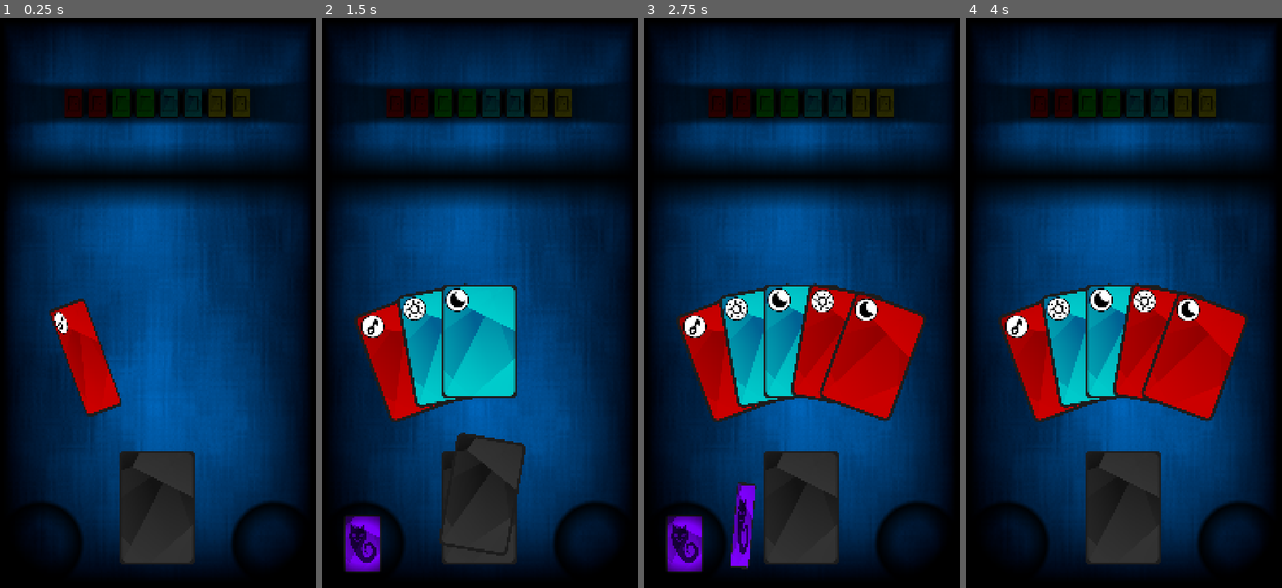
Above: before the commit, frames 1-4 (left to right).
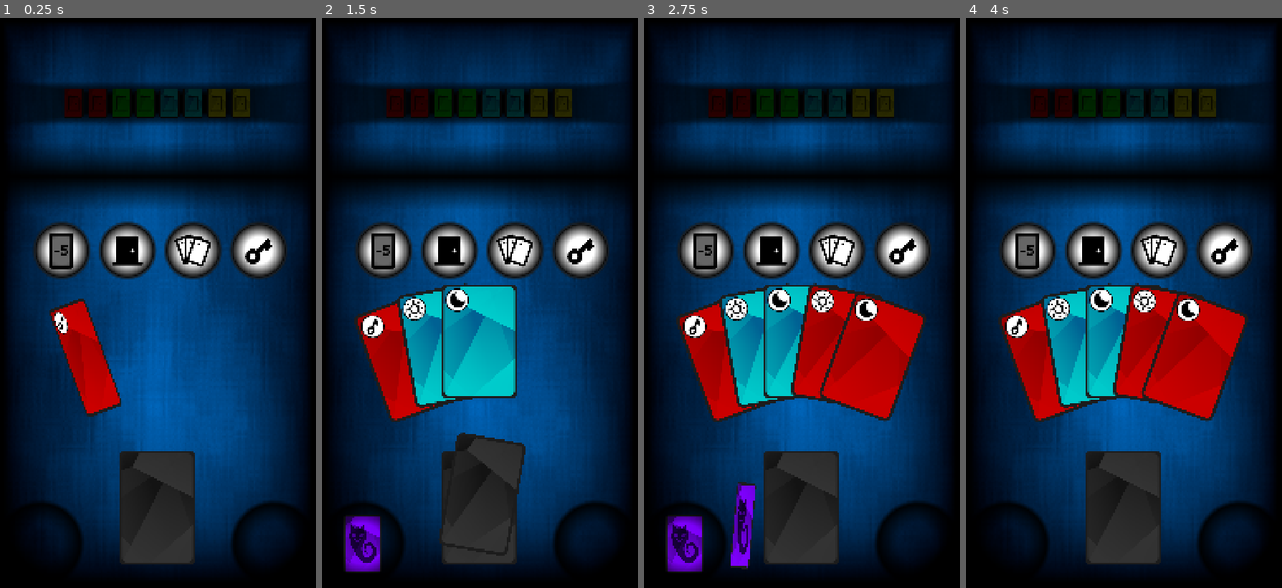
Above: after the commit, the same moments.

Repository: marcopar/Onirica
Game: Godot game, scene res://scenes/main/main.tscn
Same seed, same stepped clock (60 frames per second), same inputs: the game is played once before the commit and once after it.
Inputs (mouse positions are in pixels of both pictures, inside the frame that each line leads up to):
- Up to frame 1 (0.25 s): no input
- Up to frame 2 (1.5 s): drag from (480, 508) to (480, 177) at 0.52 s; drag from (363, 542) to (480, 508) at 1.27 s
- Up to frame 3 (2.75 s): move the mouse to (729, 360) at 2.02 s; click (729, 360) at 2.17 s
- Up to frame 4 (4 s): drag from (1063, 525) to (1240, 542) at 2.77 s; drag from (1133, 496) to (1007, 542) at 3.52 s

The runs differ from the first frame. In frame 1, 5.8% of the frame differs, in the area x 10-91%, y 35-46%; in frame 2, 5.8%; in frame 3, 5.8%; in frame 4, 5.8%.

Commit message:
Nightmare button selected logic

Diff:
--- a/project/scenes/main/main.tscn
+++ b/project/scenes/main/main.tscn
@@ -62,7 +62,6 @@
 position = Vector2(540, 1330)
 
 [node name="NightmarePanel" parent="." instance=ExtResource("8_7jqxr")]
-visible = false
 z_index = 199
 position = Vector2(220, 788)
 
--- a/project/scenes/nightmare_panel/nightmare_button.gd
+++ b/project/scenes/nightmare_panel/nightmare_button.gd
@@ -1,8 +1,19 @@
 extends Node2D
 
 @onready var icon: Sprite2D = $Icon
+@onready var background: Sprite2D = $Background
 
 @export var texture: Texture2D
+
+var selected: bool = false:
+	get:
+		return selected
+	set(value):
+		selected = value
+		if selected:
+			background.self_modulate = Color(1,1,0)
+		else:
+			background.self_modulate = Color(1,1,1)
 
 # Called when the node enters the scene tree for the first time.
 func _ready() -> void:
@@ -12,3 +23,12 @@
 # Called every frame. 'delta' is the elapsed time since the previous frame.
 func _process(delta: float) -> void:
 	pass
+
+
+func _on_input_event(viewport: Node, event: InputEvent, shape_idx: int) -> void:
+	if event is InputEventScreenTouch:
+		if event.pressed:
+			if selected:
+				selected = false
+			else:
+				selected = true
--- a/project/scenes/nightmare_panel/nightmare_button.tscn
+++ b/project/scenes/nightmare_panel/nightmare_button.tscn
@@ -1,30 +1,20 @@
-[gd_scene load_steps=11 format=3 uid="uid://cnvk7ds1on5x1"]
+[gd_scene load_steps=9 format=3 uid="uid://cnvk7ds1on5x1"]
 
 [ext_resource type="Script" uid="uid://cv7ctqkb2bl5v" path="res://scenes/nightmare_panel/nightmare_button.gd" id="1_mtt20"]
 [ext_resource type="Texture2D" uid="uid://c38rjp8p3aj6j" path="res://assets/sprites/icons/nightmare_discard_5.png" id="2_6mgsc"]
 [ext_resource type="Gradient" uid="uid://bku5rcu7ieurn" path="res://scenes/limbo_discart_gradient.tres" id="3_exv8q"]
 
-[sub_resource type="Gradient" id="Gradient_o0p53"]
-colors = PackedColorArray(1, 1, 1, 1, 0, 0, 0, 1)
-
-[sub_resource type="GradientTexture2D" id="GradientTexture2D_kvp5s"]
-gradient = SubResource("Gradient_o0p53")
-fill = 1
-fill_from = Vector2(0.5, 0.5)
-fill_to = Vector2(0.5, 0)
-metadata/_snap_enabled = true
-
 [sub_resource type="CircleShape2D" id="CircleShape2D_ljo08"]
 radius = 100.0
 
 [sub_resource type="Gradient" id="Gradient_el3ds"]
-offsets = PackedFloat32Array(0.565517, 0.674138)
-colors = PackedColorArray(1, 1, 1, 1, 0, 0, 0, 0)
+offsets = PackedFloat32Array(0, 0.565517, 0.674138)
+colors = PackedColorArray(1, 1, 1, 1, 1, 1, 1, 1, 0, 0, 0, 0)
 
 [sub_resource type="GradientTexture2D" id="GradientTexture2D_krnib"]
 gradient = SubResource("Gradient_el3ds")
-width = 190
-height = 190
+width = 210
+height = 210
 fill = 1
 fill_from = Vector2(0.5, 0.5)
 metadata/_snap_enabled = true
@@ -42,15 +32,6 @@
 [node name="NightmareButton" type="Area2D"]
 script = ExtResource("1_mtt20")
 
-[node name="Highlight" type="PointLight2D" parent="."]
-position = Vector2(0.5, 0)
-scale = Vector2(4, 4)
-enabled = false
-color = Color(1, 1, 0, 1)
-energy = 2.0
-range_z_max = 0
-texture = SubResource("GradientTexture2D_kvp5s")
-
 [node name="CollisionShape2D" type="CollisionShape2D" parent="."]
 shape = SubResource("CircleShape2D_ljo08")
 
@@ -64,3 +45,5 @@
 [node name="Shade" type="Sprite2D" parent="."]
 material = SubResource("CanvasItemMaterial_e7xj5")
 texture = SubResource("GradientTexture2D_rjm8w")
+
+[connection signal="input_event" from="." to="." method="_on_input_event"]
